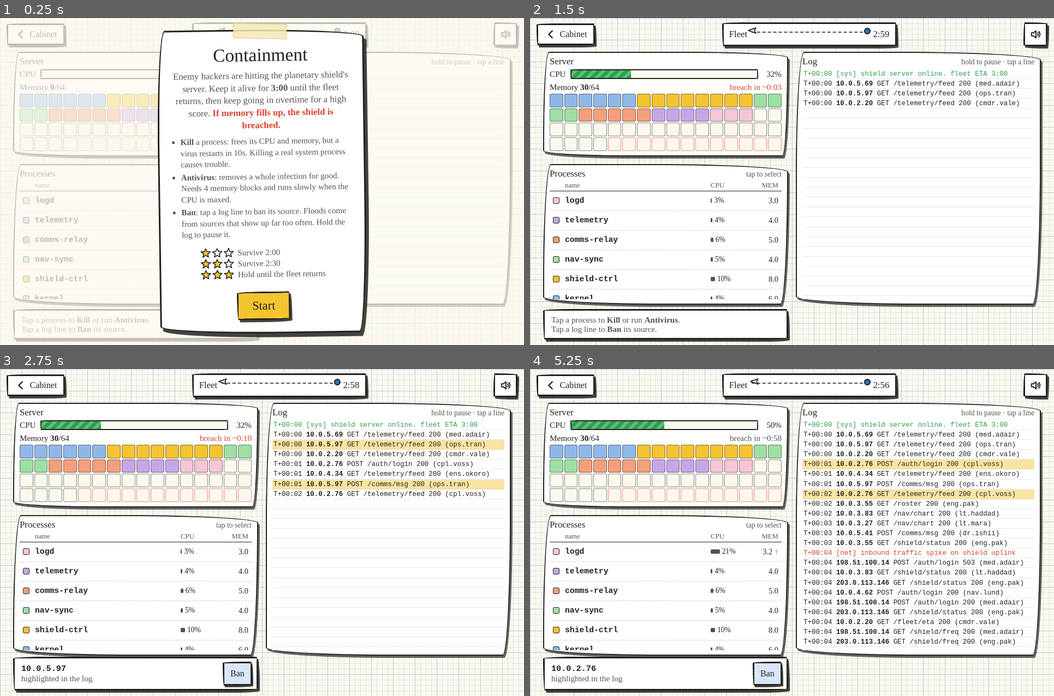
Above: before the commit, frames 1-4 (two rows, left to right).
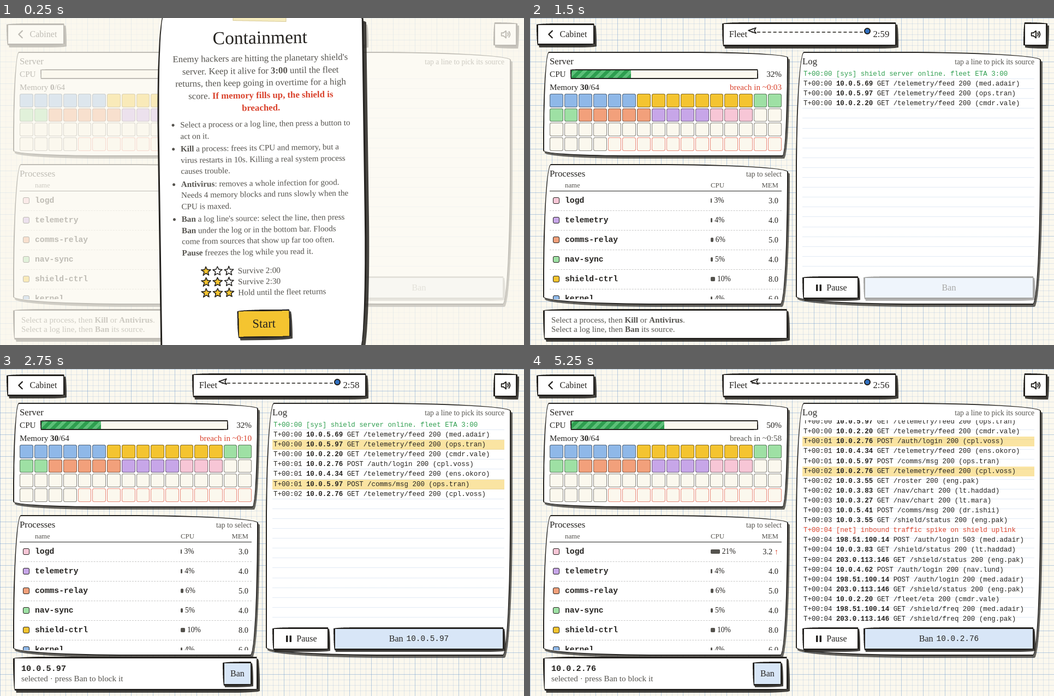
Above: after the commit, the same moments.

Repository: playstructs/structs-minigames
Game: browser game, page containment/index.html
Two runs of this game, one before a commit and one after it. Both use one fixed random seed, a clock stepped at 60 frames per second and the inputs below.
Inputs (mouse positions are in pixels of both pictures, inside the frame that each line leads up to):
- Up to frame 1 (0.25 s): no input
- Up to frame 2 (1.5 s): click "Start" at 0.27 s; hold Right from 1.03 s (still down); click (792, 214) at 1.07 s; tap Space at 1.1 s
- Up to frame 3 (2.75 s): release Right at 1.53 s; hold Down 1.58-1.85 s; tap Space at 1.6, 2.1, 2.6 s; click (157, 499) at 1.67 s; hold Left 1.9-2.47 s; click (387, 424) at 2.02 s; click (366, 483) at 2.27 s; hold Up from 2.52 s (still down)
- Up to frame 4 (5.25 s): release Up at 2.82 s; click (870, 597) at 2.87 s; hold Right 2.87-3.53 s; tap Space every 0.5 s from 3.1 to 5.1 s; click (661, 614) at 3.47 s; hold Up 3.58-3.82 s; hold Left 3.87-4.3 s; click (792, 467) at 4.07 s; hold Down 4.35-4.68 s; click (854, 493) at 4.52 s; click (949, 548) at 4.67 s; hold Right 4.73-5.23 s

The runs differ from the first frame. In frame 1, 11% of the frame differs, in the area x 4-97%, y 0-100%; in frame 2, 1.5%; in frame 3, 3.0%; in frame 4, 14%, in the area x 4-97%, y 12-96%.

Commit message:
Containment Minigame usability fixes.

Diff:
--- a/containment/game.js
+++ b/containment/game.js
@@ -84,6 +84,8 @@
 const procList = document.getElementById('proc-list');
 const logEl = document.getElementById('log');
 const logPanel = document.getElementById('log-panel');
+const logPauseBtn = document.getElementById('log-pause');
+const logBanBtn = document.getElementById('log-ban');
 const actionBar = document.getElementById('action-bar');
 const formatScore = GAMES.find((g) => g.id === GAME_ID).formatScore;
 
@@ -178,7 +180,10 @@
 
 function log(text, cls = 'net', ip = null) {
   const line = { text: `${clock()} ${text}`, cls, ip };
-  if (logPaused) logQueue.push(line);
+  if (logPaused) {
+    logQueue.push(line);
+    if (logQueue.length > 120) logQueue.shift(); // the log only keeps 120 lines anyway
+  }
   else appendLog(line);
 }
 
@@ -208,18 +213,47 @@
   return state.attackers.some((a) => a.ip === ip && a.banned) || state.users.some((u) => u.ip === ip && u.banned);
 }
 
-// Hold the log to stop it scrolling while you read it.
-logEl.addEventListener('pointerdown', () => {
-  logPaused = true;
-  logPanel.classList.add('paused');
+// Pause/Play button under the log: freezes the lines so you can read them.
+// The game keeps running; new lines queue up and appear when you resume.
+const ICON_PAUSE = '<svg viewBox="0 0 16 16" fill="currentColor"><rect x="3" y="2" width="3.5" height="12" rx="1"/><rect x="9.5" y="2" width="3.5" height="12" rx="1"/></svg>';
+const ICON_PLAY = '<svg viewBox="0 0 16 16" fill="currentColor"><path d="M4 2 L14 8 L4 14 Z" stroke="currentColor" stroke-width="1.5" stroke-linejoin="round"/></svg>';
+
+function setLogPaused(paused) {
+  logPaused = paused;
+  logPanel.classList.toggle('paused', paused);
+  logPauseBtn.setAttribute('aria-pressed', String(paused));
+  logPauseBtn.innerHTML = paused ? `${ICON_PLAY}Play` : `${ICON_PAUSE}Pause`;
+  if (!paused) logQueue.splice(0).forEach(appendLog);
+}
+setLogPaused(false);
+
+logPauseBtn.addEventListener('click', () => {
+  if (state.phase !== 'playing') return;
+  sfx('select');
+  setLogPaused(!logPaused);
 });
-const resumeLog = () => {
-  if (!logPaused) return;
-  logPaused = false;
-  logPanel.classList.remove('paused');
-  logQueue.splice(0).forEach(appendLog);
-};
-['pointerup', 'pointercancel', 'pointerleave'].forEach((t) => logEl.addEventListener(t, resumeLog));
+logBanBtn.addEventListener('click', () => {
+  const sel = state.selected;
+  if (logBanBtn.disabled || state.phase !== 'playing' || sel?.type !== 'ip') return;
+  ban(sel.ip);
+  lastBarKey = '';
+  renderClock = 0;
+});
+
+let lastLogBanKey = '';
+function renderLogBan() {
+  const s = state;
+  const sel = s.selected?.type === 'ip' ? s.selected : null;
+  const banned = sel && isBanned(sel.ip);
+  const cd = Math.ceil(s.banCooldown);
+  const key = `${sel?.ip}|${banned}|${cd}|${s.banCooldown > 0}`;
+  if (key === lastLogBanKey) return;
+  lastLogBanKey = key;
+  logBanBtn.disabled = !sel || banned || s.banCooldown > 0;
+  if (!sel) logBanBtn.textContent = 'Ban';
+  else if (banned) logBanBtn.innerHTML = `Banned <span class="ip">${sel.ip}</span>`;
+  else logBanBtn.innerHTML = `Ban <span class="ip">${sel.ip}</span>${s.banCooldown > BAN_COOLDOWN + 0.5 ? ` (${cd}s)` : ''}`;
+}
 logEl.addEventListener('click', (e) => {
   const line = e.target.closest('.log-line[data-ip]');
   if (!line || state.phase !== 'playing') return;
@@ -547,6 +581,7 @@
 
   renderProcs();
   renderActionBar();
+  renderLogBan();
 }
 
 // Which process owns each memory block, in process order.
@@ -659,11 +694,11 @@
     const cd = Math.ceil(s.banCooldown);
     key = `i${sel.ip}|${banned}|${cd}`;
     html = `
-      <div class="target"><b>${sel.ip}</b><span class="hint">${banned ? 'banned' : 'highlighted in the log'}</span></div>
+      <div class="target"><b>${sel.ip}</b><span class="hint">${banned ? 'banned' : 'selected · press Ban to block it'}</span></div>
       <button class="paper-btn ban" type="button" data-act="ban" ${banned || s.banCooldown > 0 ? 'disabled' : ''}>${!banned && s.banCooldown > BAN_COOLDOWN + 0.5 ? `Ban (${cd}s)` : 'Ban'}</button>`;
   } else {
     key = `none|${!!s.av}`;
-    html = `<div class="target"><span class="hint">Tap a process to <b style="display:inline;font-family:inherit">Kill</b> or run <b style="display:inline;font-family:inherit">Antivirus</b>.<br>Tap a log line to <b style="display:inline;font-family:inherit">Ban</b> its source.</span></div>`;
+    html = `<div class="target"><span class="hint">Select a process, then <b style="display:inline;font-family:inherit">Kill</b> or <b style="display:inline;font-family:inherit">Antivirus</b>.<br>Select a log line, then <b style="display:inline;font-family:inherit">Ban</b> its source.</span></div>`;
   }
   if (key === lastBarKey) return;
   lastBarKey = key;
@@ -757,9 +792,10 @@
     <h1>Containment</h1>
     <p>Enemy hackers are hitting the planetary shield's server. Keep it alive for <b>${fmt(FLEET_TIME)}</b> until the fleet returns, then keep going in overtime for a high score. <b style="color:var(--red)">If memory fills up, the shield is breached.</b></p>
     <ul class="tools">
+      <li>Select a process or a log line, then press a button to act on it.</li>
       <li><b>Kill</b> a process: frees its CPU and memory, but a virus restarts in ${KILL_RESPAWN}s. Killing a real system process causes trouble.</li>
       <li><b>Antivirus</b>: removes a whole infection for good. Needs ${AV.mem} memory blocks and runs slowly when the CPU is maxed.</li>
-      <li><b>Ban</b>: tap a log line to ban its source. Floods come from sources that show up far too often. Hold the log to pause it.</li>
+      <li><b>Ban</b> a log line's source: select the line, then press <b>Ban</b> under the log or in the bottom bar. Floods come from sources that show up far too often. <b>Pause</b> freezes the log while you read it.</li>
     </ul>
     <ul class="star-goals"></ul>
     <div class="best"></div>
@@ -790,6 +826,8 @@
   rowEls.clear();
   logEl.innerHTML = '';
   logQueue.length = 0;
+  setLogPaused(false);
+  lastLogBanKey = '';
   serverEl.classList.remove('breached');
   lastBarKey = '';
   renderClock = 0;
--- a/containment/index.html
+++ b/containment/index.html
@@ -296,6 +296,29 @@
     .log-line.hl { background: rgba(244, 196, 48, 0.45); }
     .log-line.banned { text-decoration: line-through; color: var(--pencil); }
     .log.paused h2 small::after { content: " · paused"; color: var(--red); }
+    .log.paused .log-lines { box-shadow: inset 0 0 0 2px rgba(217, 65, 43, 0.5); }
+    .log-foot {
+      display: flex;
+      gap: 8px;
+      margin-top: 6px;
+    }
+    .log-foot .paper-btn {
+      font-size: 1rem;
+      padding: 0.2em 0.7em;
+      min-height: 42px;
+      box-shadow: 2px 3px 0 rgba(36, 34, 31, 0.85);
+      touch-action: manipulation;
+      display: inline-flex;
+      align-items: center;
+      justify-content: center;
+      gap: 6px;
+    }
+    .log-foot .paper-btn svg { width: 16px; height: 16px; flex: none; }
+    .log-pause { flex: 0 0 auto; min-width: 6.5em; }
+    .log-pause[aria-pressed="true"] { background: var(--yellow); }
+    .log-ban { flex: 1; min-width: 0; white-space: nowrap; overflow: hidden; text-overflow: ellipsis; }
+    .log-ban .ip { font-family: var(--mono); font-size: 0.9rem; }
+    .log-foot .paper-btn:disabled { opacity: 0.4; cursor: default; }
 
     /* ---- Action bar ------------------------------------------------------------ */
     .action-bar {
@@ -386,8 +409,12 @@
       </section>
 
       <section class="panel log" id="log-panel" aria-label="System log">
-        <h2>Log <small>hold to pause · tap a line</small></h2>
+        <h2>Log <small>tap a line to pick its source</small></h2>
         <div class="log-lines" id="log" aria-live="off"></div>
+        <div class="log-foot">
+          <button class="paper-btn log-pause" id="log-pause" type="button" aria-pressed="false"></button>
+          <button class="paper-btn ban log-ban" id="log-ban" type="button" disabled>Ban</button>
+        </div>
       </section>
     </div>
 
